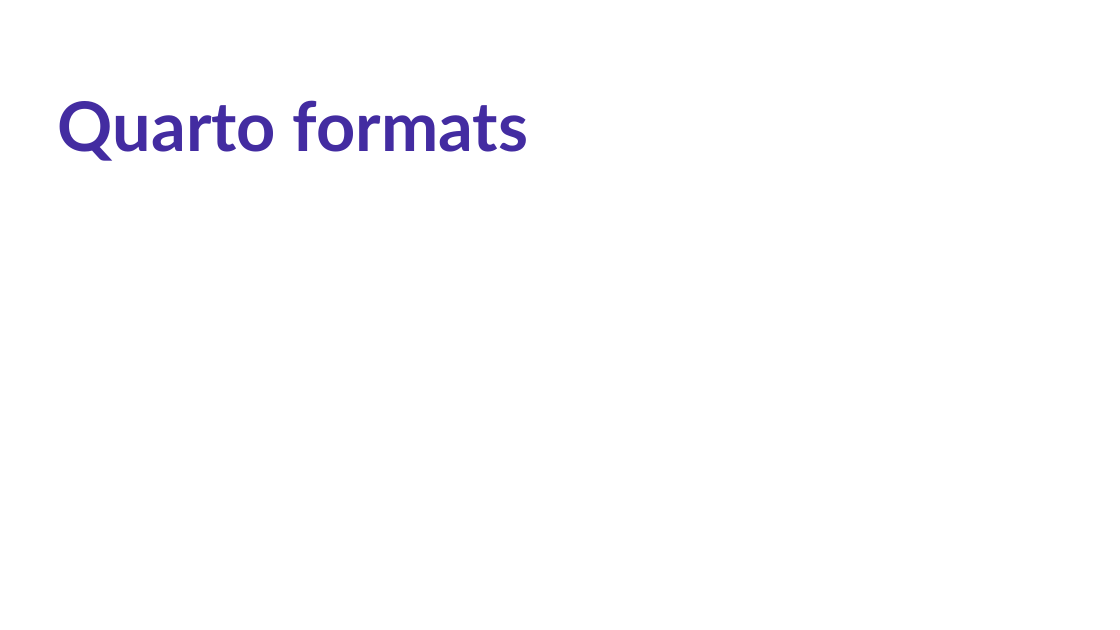
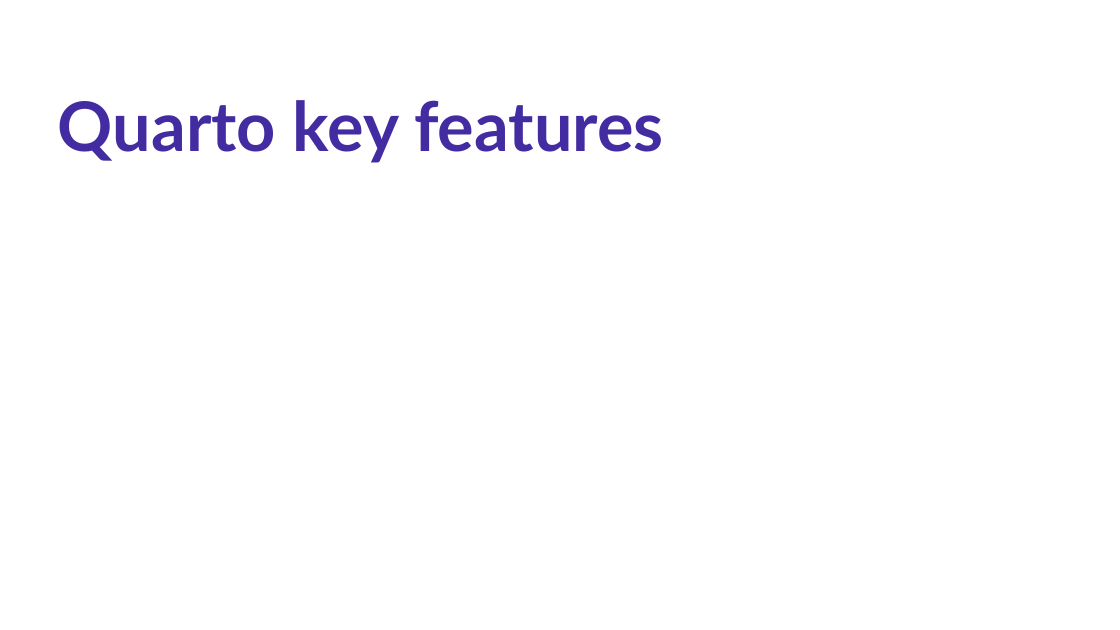
Before and after one commit to Research-IT-Swiss-TPH/quarto-workshop-2026, a slide deck: slide 14 of slides/lecture.pptx. Drawn at 1120x630 pixels with LibreOffice and Linux fonts; fonts in the diff are those of the drawing; background and template pictures are left out. Boxes give left, top, right and bottom in pixels: in the first picture for what was removed or moved away, otherwise in the second. Text is boxed around its words. In the diff, an @@ line names an element or a change of style, - is before the commit and + after.

```diff
--- a/slides/lecture.pptx
+++ b/slides/lecture.pptx
@@ title at [58,100,664,163]: text changed @@
-Quarto formats
+Quarto key features
```
Also in this commit, not shown: 5 other slides changed, 2 slides added.
